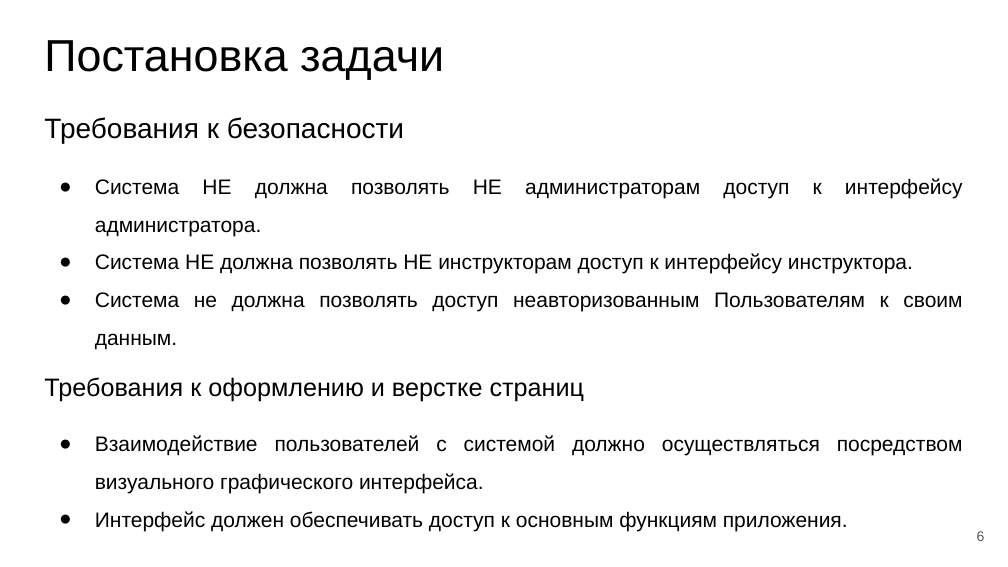
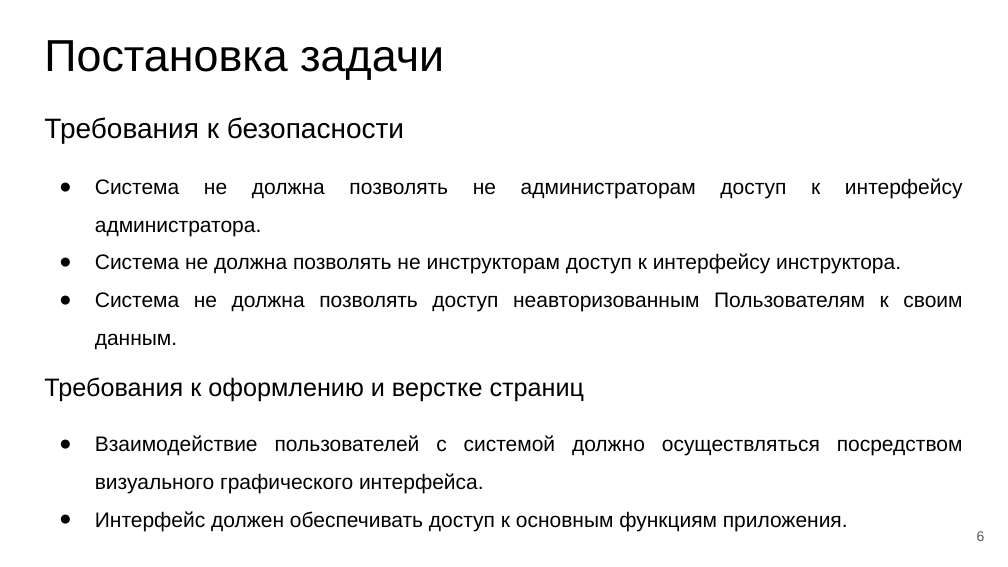
Before and after one commit to TolstovM/project-11, a slide deck: slide 6 of documentation/Презентация.pptx. Drawn at 1008x567 pixels with LibreOffice and Linux fonts; fonts in the diff are those of the drawing. Boxes give left, top, right and bottom in pixels: in the first picture for what was removed or moved away, otherwise in the second. Text is boxed around its words. In the diff, an @@ line names an element or a change of style, - is before the commit and + after.

```diff
--- a/documentation/Презентация.pptx
+++ b/documentation/Презентация.pptx
@@ text at (95, 178, 963, 274): text changed @@
-● Система НЕ должна позволять НЕ администраторам доступ к интерфейсу администратора.
-● Система НЕ должна позволять НЕ инструкторам доступ к интерфейсу инструктора.
+● Система не должна позволять не администраторам доступ к интерфейсу администратора.
+● Система не должна позволять не инструкторам доступ к интерфейсу инструктора.
```
Also in this commit, not shown: 2 other slides changed, 1 other file.
